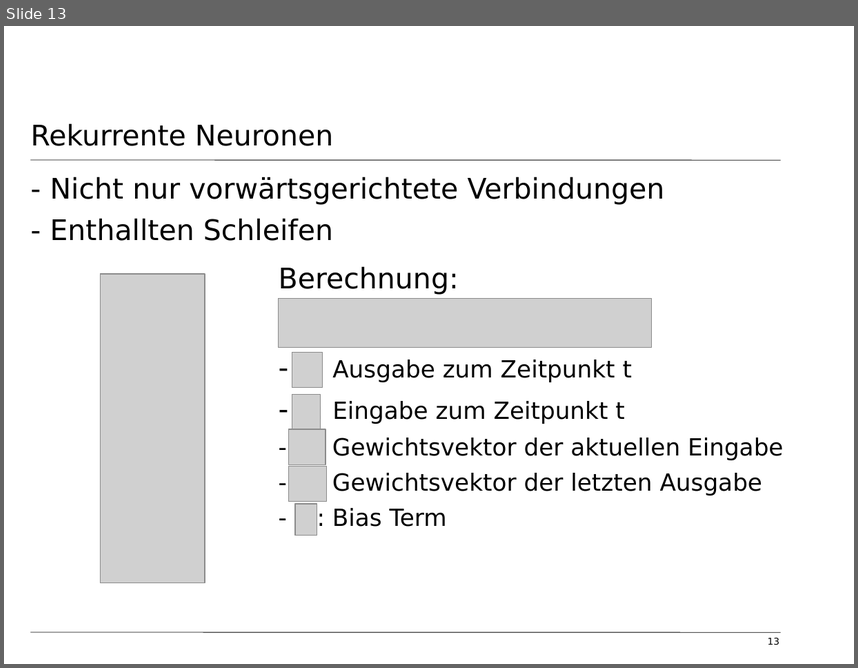
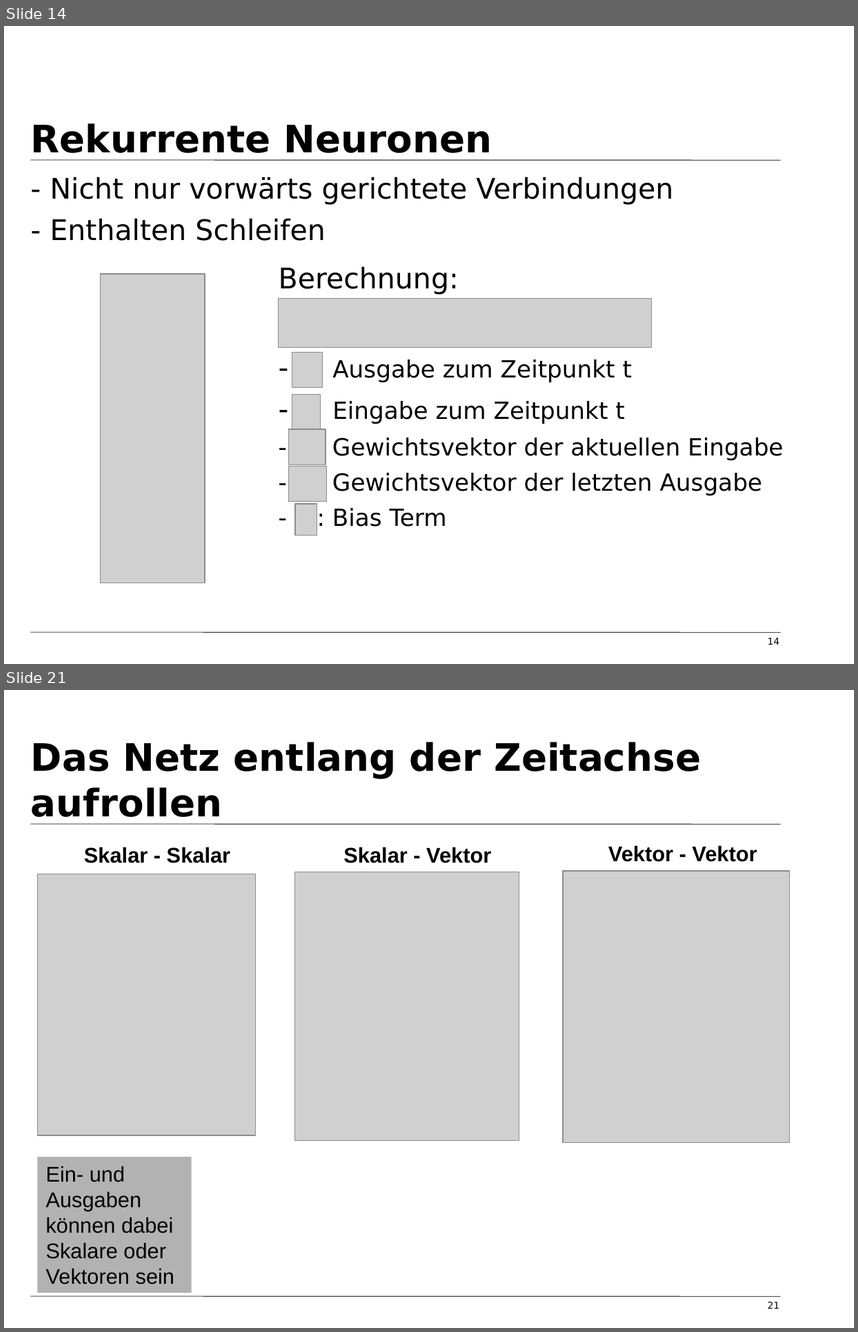
Before and after one commit to tfassbender/deep_learning_team_rnn, a slide deck: vorlesung/vorlesung_rnn_tobias.odp. Shown one above the other, each under a label of ours: slide 13 before the commit, slides 14 and 21 after it; the slides between them are not shown. The pictures are 858x668 and 858x1332 pixels, drawn with LibreOffice and Linux fonts; fonts in the diff are those of the drawing; grey boxes stand for pictures; background and template pictures are left out. Boxes give left, top, right and bottom in pixels: in the first picture for what was removed or moved away, otherwise in the second. Text is boxed around its words. In the diff, an @@ line names an element or a change of style, - is before the commit and + after.

Commit message:
kapitel über Netze entlang der Zeitachse aufrollen fertig; einige neue bilder hinzugefügt

```diff
--- a/vorlesung/vorlesung_rnn_tobias.odp
+++ b/vorlesung/vorlesung_rnn_tobias.odp
@@ slide 21 added at (x1=4, y1=690, x2=854, y2=1328), background #FFFFFF; not listed: 2 template elements that a slide beside it also shows @@
@@ title added at (x1=31, y1=742, x2=701, y2=824), 32 pt, text #000000, bold @@
+Das Netz entlang der Zeitachse aufrollen
@@ text added at (x1=84, y1=847, x2=230, y2=863), 18 pt, text #000000, bold @@
+Skalar - Skalar
@@ text added at (x1=343, y1=847, x2=491, y2=863), 18 pt, text #000000, bold @@
+Skalar - Vektor
@@ text added at (x1=608, y1=845, x2=757, y2=862), 18 pt, text #000000, bold @@
+Vektor - Vektor
@@ picture added at (x1=37, y1=874, x2=254, y2=1136) @@
@@ picture added at (x1=294, y1=872, x2=519, y2=1141) @@
@@ picture added at (x1=562, y1=871, x2=789, y2=1142) @@
@@ rectangle added at (x1=37, y1=1156, x2=191, y2=1292), fill #B2B2B2, 18 pt, text #000000 @@
+Ein- und Ausgaben können dabei Skalare oder Vektoren sein
@@ page number added at (x1=768, y1=1301, x2=780, y2=1308), 8 pt, text #000000 @@
+21
@@ what was slide 13 is now slide 14 @@
@@ slide 14 changed as well @@
@@ title "Rekurrente Neuronen" at (x1=31, y1=123, x2=493, y2=160): size 24 to 32 pt, bold on; vertical alignment top to bottom @@
@@ text at (x1=50, y1=176, x2=673, y2=241): text changed @@
-- Nicht nur vorwärtsgerichtete Verbindungen
-- Enthallten Schleifen
+- Nicht nur vorwärts gerichtete Verbindungen
+- Enthalten Schleifen
@@ page number at (x1=768, y1=637, x2=780, y2=644): text changed @@
-13
+14
```
Also in this commit, not shown: 12 other slides changed, 8 other slides added, 8 other files.
